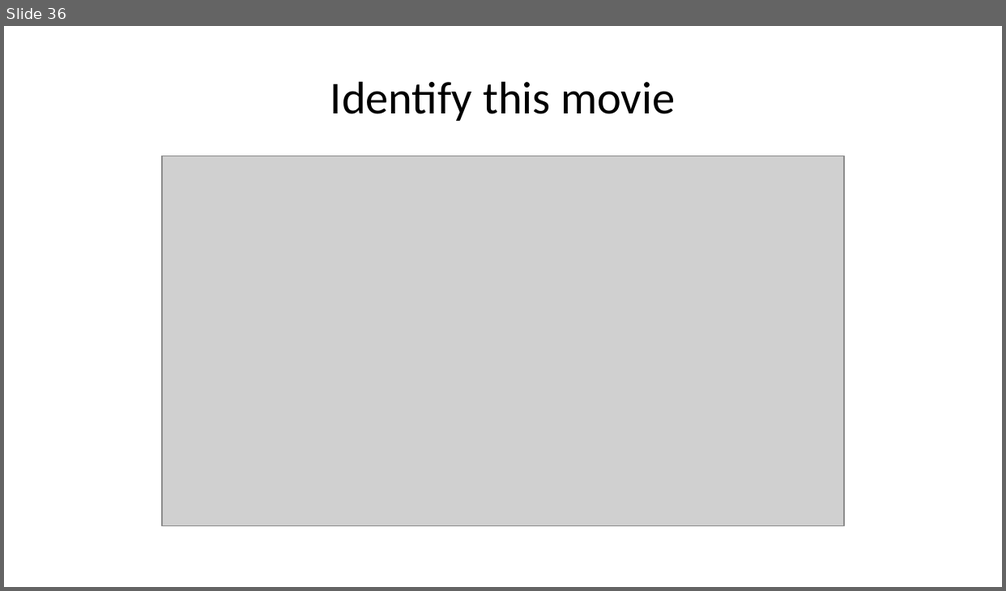
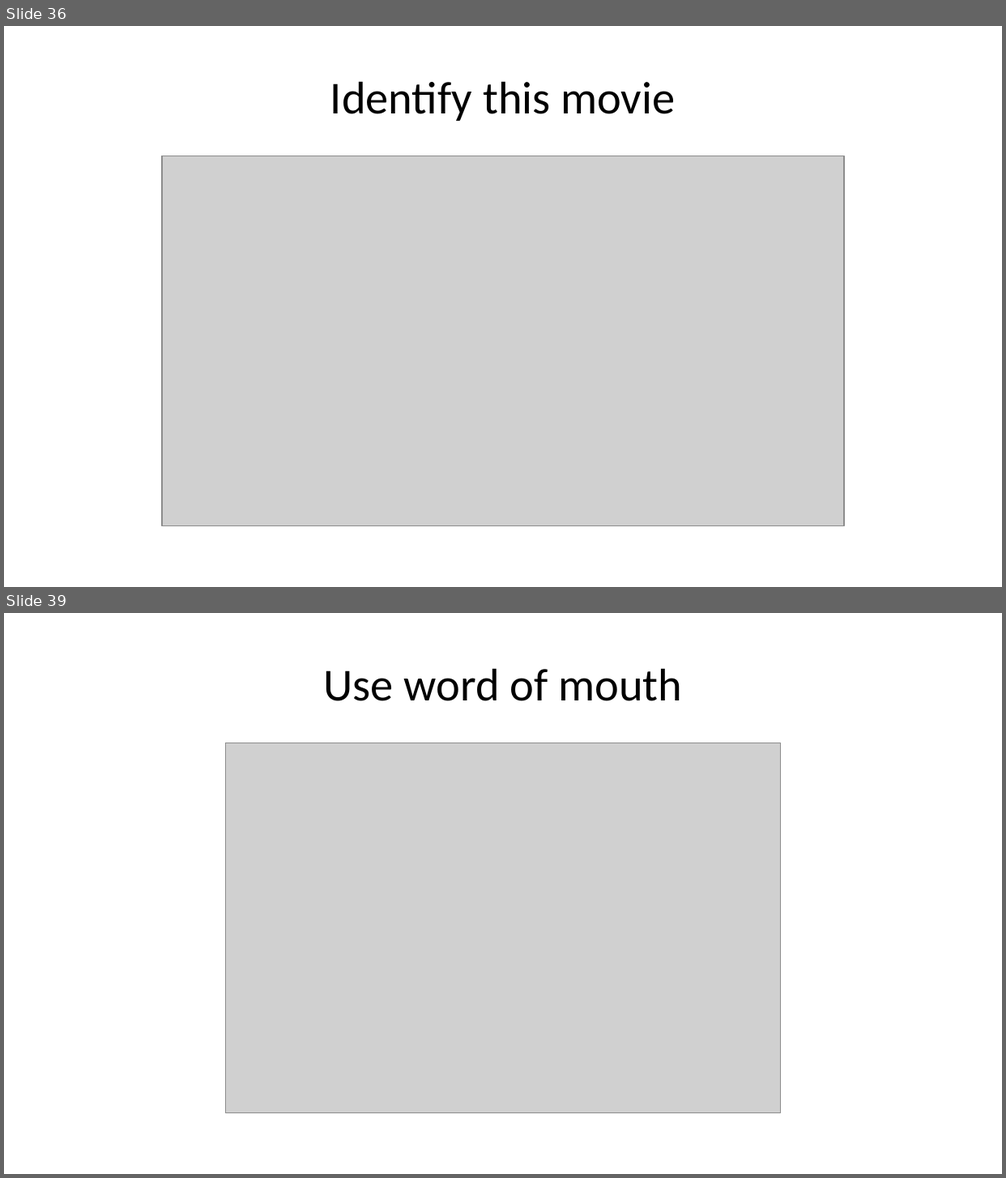
Before and after one commit to pmean/talks, a slide deck: finding-customers/2024-05.pptx. Shown one above the other, each under a label of ours: slide 36 before the commit, slides 36 and 39 after it; the slides between them are not shown. The pictures are 1006x591 and 1006x1178 pixels, drawn with LibreOffice and Linux fonts; fonts in the diff are those of the drawing; grey boxes stand for pictures. Boxes give left, top, right and bottom in pixels: in the first picture for what was removed or moved away, otherwise in the second. Text is boxed around its words. In the diff, an @@ line names an element or a change of style, - is before the commit and + after.

```diff
--- a/finding-customers/2024-05.pptx
+++ b/finding-customers/2024-05.pptx
@@ slide 39 added at (4, 613, 1002, 1174), background #FFFFFF @@
@@ title added at (323, 668, 682, 701), 33 pt, text #000000 @@
+Use word of mouth
@@ picture added at (226, 743, 780, 1114) @@
```
Also in this commit, not shown: 7 slides changed, 5 other slides added, 1 other file.
